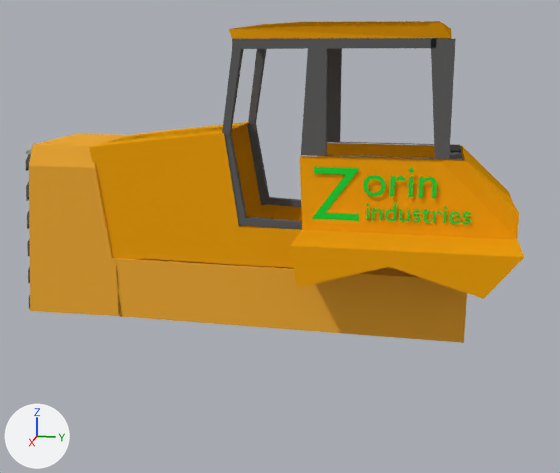
Before and after pictures for a commit that changed the Blender file Models/Vehicles/Land/CaterpillarD7R/CaterpillarD7R.blend.
Both versions are drawn from a 50 mm lens placed at (10.55, 3.36, 2.17), pointed at (0.23, 1.3, -0.41). Every picture has the same lights, and +X, +Y and +Z are marked at lower left.

The first picture shows 'Cabin', 'Text.001', 'Text.002', 'body', 'caseRoof', 'topCabin'.
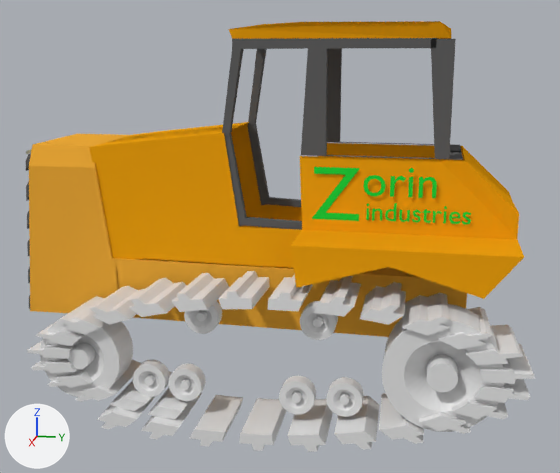
What differs and where, as boxes (x1, y1, x2, y2) in the pictures (560 x 473 px):
'leftTrackPad', added
    after: (27, 271, 535, 452)
'LeftFinalDrive', added
    after: (382, 304, 504, 432)
'leftFrontIdler', added
    after: (40, 306, 133, 397)
'leftRoller.002', added
    after: (326, 377, 364, 417)
'leftRoller.003', added
    after: (279, 376, 316, 414)
'leftRoller.004', added
    after: (168, 363, 206, 401)
'leftRoller.005', added
    after: (133, 360, 170, 397)
'leftRoller.001', added
    after: (300, 301, 338, 340)
'leftRoller', added
    after: (184, 301, 222, 334)

Edits to the bpy script that builds the scene:
```text
Add cu_beziercircle:
    cu_beziercircle = bpy.data.curves.new('BezierCircle', 'CURVE')
    cu_beziercircle.dimensions = '3D'
    _sp = cu_beziercircle.splines.new('BEZIER'); _sp.bezier_points.add(3)
    _sp.bezier_points.foreach_set('co', [-0.874, 0.086, -0.178, 0.0288, 1.201, -0.178, 0.932, 0.086, -0.178, 0.0288, -1.029, -0.178])
    _sp.bezier_points.foreach_set('handle_left', [-0.874, -0.474, -0.178, -0.531, 1.201, -0.178, 0.932, 0.646, -0.178, 0.589, -1.029, -0.178])
    _sp.bezier_points.foreach_set('handle_right', [-0.874, 0.646, -0.178, 0.589, 1.201, -0.178, 0.932, -0.474, -0.178, -0.531, -1.029, -0.178])
    for _p, _l, _r in zip(_sp.bezier_points, ['AUTO', 'AUTO', 'AUTO', 'AUTO'], ['AUTO', 'AUTO', 'AUTO', 'AUTO']): _p.handle_left_type = _l; _p.handle_right_type = _r
    _sp.order_u = 0
    _sp.order_v = 0
    _sp.use_cyclic_u = True
    cu_beziercircle.use_path = True
    cu_beziercircle.use_path_clamp = True
    cu_beziercircle.bevel_resolution = 0
    cu_beziercircle.fill_mode = 'HALF'
Add ob_leftfinaldrive:
    ob_leftfinaldrive = bpy.data.objects.new('LeftFinalDrive', me_cylinder)  # 160 vertices, 130 faces; spans x -1.0..1.0, y -1.0..1.0, z -1.0..1.13
    ob_leftfinaldrive.parent = ob_caterpillard7r
    ob_leftfinaldrive.location = (1.564, 3.565, -1.602)
    ob_leftfinaldrive.rotation_euler = (0.0, 1.571, 0.0)  # degrees (0, 90, 0)
    ob_leftfinaldrive.scale = (0.708, 0.708, 0.297)
Add ob_leftfrontidler:
    ob_leftfrontidler = bpy.data.objects.new('leftFrontIdler', me_cylinder.copy())
    ob_leftfrontidler.parent = ob_caterpillard7r
    ob_leftfrontidler.location = (1.564, -1.053, -1.774)
    ob_leftfrontidler.rotation_euler = (0.0, 1.571, 0.0)  # degrees (0, 90, 0)
    ob_leftfrontidler.scale = (0.555, 0.555, 0.233)
Add ob_leftroller:
    ob_leftroller = bpy.data.objects.new('leftRoller', me_cylinder.copy())
    ob_leftroller.parent = ob_caterpillard7r
    ob_leftroller.location = (1.564, 0.57, -1.141)
    ob_leftroller.rotation_euler = (0.0, 1.571, 0.0)  # degrees (0, 90, 0)
    ob_leftroller.scale = (0.224, 0.224, 0.094)
Add ob_leftroller_001:
    ob_leftroller_001 = bpy.data.objects.new('leftRoller.001', me_cylinder.copy())
    ob_leftroller_001.parent = ob_caterpillard7r
    ob_leftroller_001.location = (1.564, 2.052, -1.113)
    ob_leftroller_001.rotation_euler = (0.0, 1.571, 0.0)  # degrees (0, 90, 0)
    ob_leftroller_001.scale = (0.224, 0.224, 0.094)
Add ob_leftroller_002:
    ob_leftroller_002 = bpy.data.objects.new('leftRoller.002', me_cylinder.copy())
    ob_leftroller_002.parent = ob_caterpillard7r
    ob_leftroller_002.location = (1.564, 2.397, -2.105)
    ob_leftroller_002.rotation_euler = (0.0, 1.571, 0.0)  # degrees (0, 90, 0)
    ob_leftroller_002.scale = (0.224, 0.224, 0.094)
Add ob_leftroller_003:
    ob_leftroller_003 = bpy.data.objects.new('leftRoller.003', me_cylinder.copy())
    ob_leftroller_003.parent = ob_caterpillard7r
    ob_leftroller_003.location = (1.564, 1.793, -2.134)
    ob_leftroller_003.rotation_euler = (0.0, 1.571, 0.0)  # degrees (0, 90, 0)
    ob_leftroller_003.scale = (0.224, 0.224, 0.094)
Add ob_leftroller_004:
    ob_leftroller_004 = bpy.data.objects.new('leftRoller.004', me_cylinder.copy())
    ob_leftroller_004.parent = ob_caterpillard7r
    ob_leftroller_004.location = (1.564, 0.326, -2.091)
    ob_leftroller_004.rotation_euler = (0.0, 1.571, 0.0)  # degrees (0, 90, 0)
    ob_leftroller_004.scale = (0.224, 0.224, 0.094)
Add ob_leftroller_005:
    ob_leftroller_005 = bpy.data.objects.new('leftRoller.005', me_cylinder.copy())
    ob_leftroller_005.parent = ob_caterpillard7r
    ob_leftroller_005.location = (1.564, -0.163, -2.076)
    ob_leftroller_005.rotation_euler = (0.0, 1.571, 0.0)  # degrees (0, 90, 0)
    ob_leftroller_005.scale = (0.224, 0.224, 0.094)
Add ob_lefttrackpad:
    ob_lefttrackpad = bpy.data.objects.new('leftTrackPad', me_cube)  # 20 vertices, 18 faces; spans x -1.0..1.0, y -1.0..1.0, z -2.23..1.0; modifiers ARRAY, CURVE
    ob_lefttrackpad.parent = ob_caterpillard7r
    ob_lefttrackpad.location = (1.607, -1.827, -1.53)
    ob_lefttrackpad.rotation_euler = (2.15, -1.531, -2.156)  # degrees (123, -88, -124)
    ob_lefttrackpad.scale = (0.513, 0.214, 0.0658)
Add ob_trackchain:
    ob_trackchain = bpy.data.objects.new('trackChain', cu_beziercircle)
    ob_trackchain.parent = ob_caterpillard7r
    ob_trackchain.location = (1.766, 1.095, -1.654)
    ob_trackchain.rotation_euler = (1.454, 1.528, 1.458)  # degrees (83, 88, 84)
    ob_trackchain.scale = (1.04, 2.73, 1.0)
```
